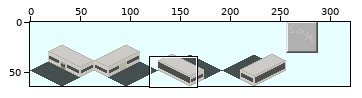
A sprite sheet gets an edit: source/Simple_Station_Sample.png. The first picture is a wide view before the edit; the outline marks the close-up.
Close-up. The starting point:
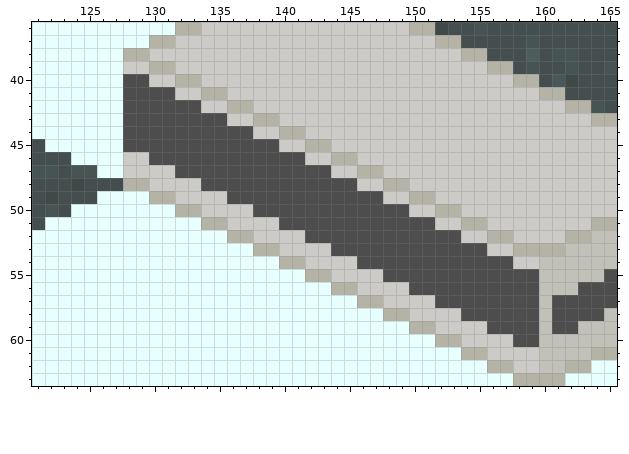
The file is 320x64 pixels. Colours within 5 levels of each other are drawn and written as one. Shown: x 121..165, y 36..63.
After the commit:
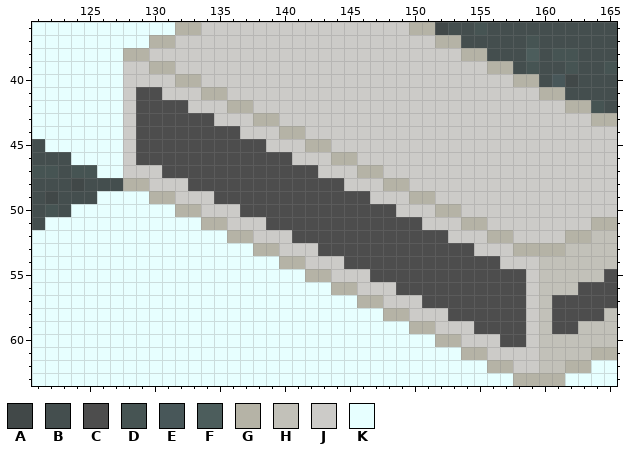
Palette (. is transparent): A #414848  B #444e4e  C #4d4d4d  D #465453  E #485759  F #4c5d5c  G #b5b3a6  H #c2c1b9  J #cccbc8  K #e7ffff
From old to new:
y 40: x 128..129 CC -> JJ
y 41: x 128 C -> J; x 131 C -> J
y 42: x 128 C -> J; x 133 C -> J
y 43: x 128 C -> J; x 135 C -> J
y 44: x 128 C -> J; x 137 C -> J
y 45: x 128 C -> J; x 139 C -> J
y 46: x 129 J -> C; x 141 C -> J
y 47: x 131 J -> C; x 143 C -> J
y 48: x 133 J -> C; x 145 C -> J
y 49: x 135 J -> C; x 147 C -> J
y 50: x 137 J -> C; x 149 C -> J
y 51: x 139 J -> C; x 151 C -> J
y 52: x 141 J -> C; x 153 C -> J
y 53: x 143 J -> C; x 155 C -> J
y 54: x 145 J -> C; x 157 C -> J
y 55: x 147 J -> C; x 159 C -> J
y 56: x 149 J -> C; x 159 C -> J
y 57: x 151 J -> C; x 159 C -> J
y 58: x 153 J -> C; x 159 C -> J
y 59: x 155 J -> C; x 159 C -> J
y 60: x 157 J -> C; x 159 C -> J
